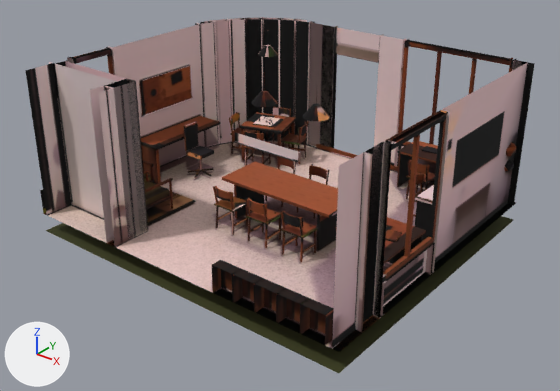
Before and after pictures for a commit that changed the glTF model site/public/models/baked/room-lower-day.gltf.
Both versions are drawn from a 50 mm camera at (3.96, -4.75, 2.63) aimed at (0.79, -0.79, 0.17). Arrows for +X, +Y and +Z are at lower left; the lights stay in place. The older version comes first. Vertices at exactly the same position are counted once.

The first picture shows 'room-lower.baked.001'.
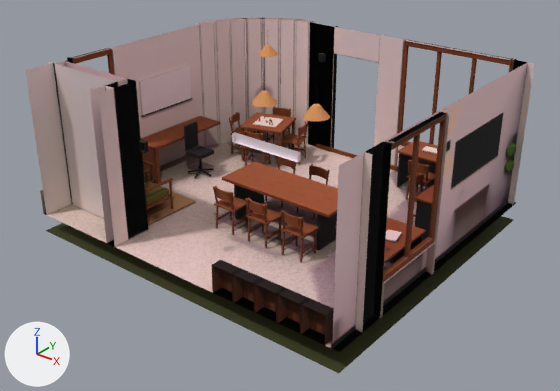
Changed parts and their boxes [x1, y1, x2, y2] in the pictures (560 x 391 px):
part 1 of me_room_lower_baked_003, added: after [138, 140, 149, 153]
part 2 of me_room_lower_baked_003, added: after [318, 53, 326, 62]
part 3 of me_room_lower_baked_003, surface changed: [25, 17, 535, 350] in both

The edits, one by one:
me_room_lower_baked_003 is used by ob_room_lower_baked_001; location (0.0, 0.0, 0.0).
me_room_lower_baked_003 had 4858 vertices, 8061 faces and spanned x -0.62..2.05, y -1.84..0.52, z -0.15..1.1.
me_room_lower_baked_003 now has 4882 vertices, 8095 faces and spans x -0.62..2.05, y -1.84..0.52, z -0.15..1.1.
me_room_lower_baked_003 part 1: the loose piece of 8 vertices spanning x 1.26..1.28, y -1.84..-1.76, z 0.0..0.2 is copied, and the copy is scaled about its middle by (4.1, 0.401, 0.328), then moved by (-0.72, -0.02, 0.73); it spans x 0.53..0.57, y -1.84..-1.81, z 0.8..0.86.
me_room_lower_baked_003 part 2: a new loose piece, a box spanning x 0.225..0.275, y 0.433..0.466, z 0.796..0.862, in mat_baked_room_lower_day (picture img_room_lower_day_jpg).
me_room_lower_baked_003 part 3: 6322 kept faces spanning x -0.62..2.05, y -1.84..0.52, z 0.0..1.1 get new texture (UV) coordinates.
Other edits to the shape of me_room_lower_baked_003 do not show in these pictures.
